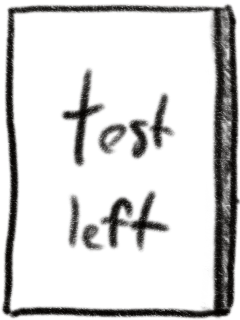
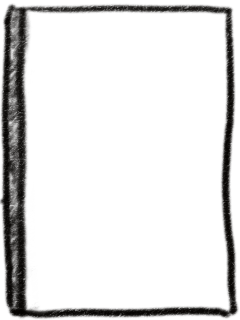
Before/after of a 240px x 320px layered artwork. What changed in the layer stack:
removed layer "leftpages" over [0, 64, 177, 256]
showed "rightoutline" over [0, 3, 240, 320]
hid "leftoutline" over [0, 3, 240, 320]
hid "Copy of Background" over [0, 3, 240, 320]
showed "Background", painted on it over [0, 3, 240, 320]
